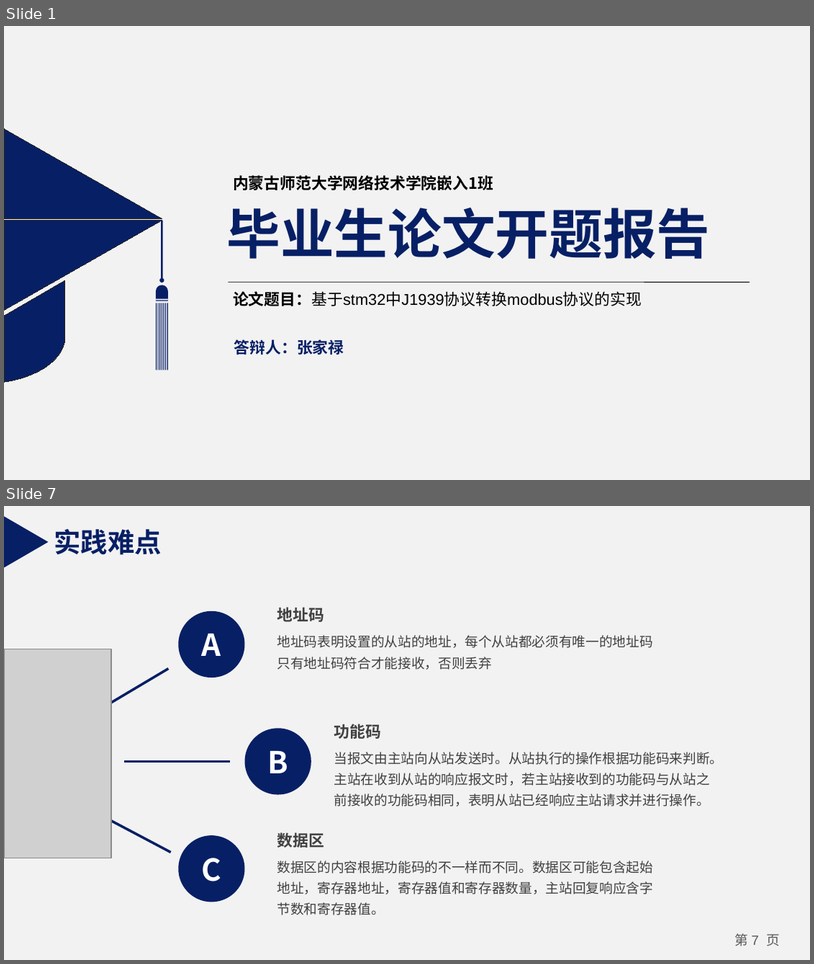
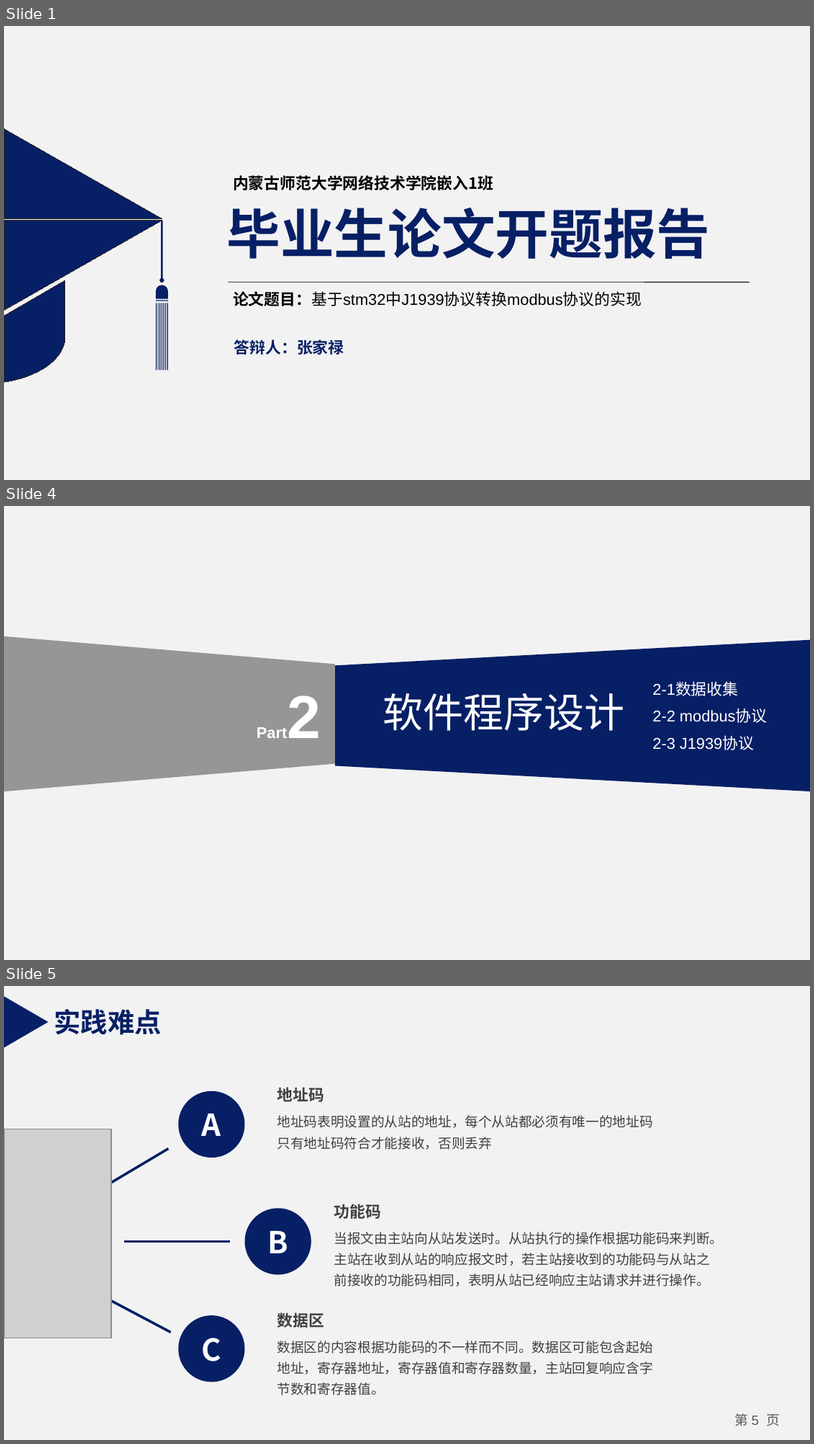
Before and after one commit to zhangjialu1996/20151104829-zjl, a slide deck: 20151104829-zjl-stm32协议转换设计与实现/20151104829张家禄-开题报告.pptx. Shown one above the other, each under a label of ours: slides 1 and 7 before the commit, slides 1, 4 and 5 after it; the slides between them are not shown. The pictures are 814x964 and 814x1444 pixels, drawn with LibreOffice and Linux fonts; fonts in the diff are those of the drawing; grey boxes stand for pictures. Boxes give left, top, right and bottom in pixels: in the first picture for what was removed or moved away, otherwise in the second. Text is boxed around its words. In the diff, an @@ line names an element or a change of style, - is before the commit and + after.

```diff
--- a/20151104829-zjl-stm32协议转换设计与实现/20151104829张家禄-开题报告.pptx
+++ b/20151104829-zjl-stm32协议转换设计与实现/20151104829张家禄-开题报告.pptx
@@ slide 4 added at [4, 506, 810, 960], background #F2F2F2 @@
@@ trapezoid added at [4, 636, 335, 791], fill #808080 at 80% opacity @@
@@ trapezoid added at [335, 639, 810, 791], fill #071F65 @@
@@ text added at [251, 675, 327, 754], 14 pt, text #FFFFFF, bold @@
+Part2
@@ text added at [383, 693, 625, 731], 36 pt, text #FFFFFF @@
+软件程序设计
@@ text added at [653, 682, 738, 696], 14 pt, text #FFFFFF @@
+2-1数据收集
@@ text added at [653, 709, 767, 723], 14 pt, text #FFFFFF @@
+2-2 modbus协议
@@ text added at [653, 736, 754, 750], 14 pt, text #FFFFFF @@
+2-3 J1939协议
@@ what was slide 7 is now slide 5 @@
@@ page number at [736, 1413, 780, 1426]: text changed @@
-第 7 页
+第 5 页
```
Also in this commit, not shown: 4 slides changed, 4 other slides added, 3 slides removed, 1 other file.
